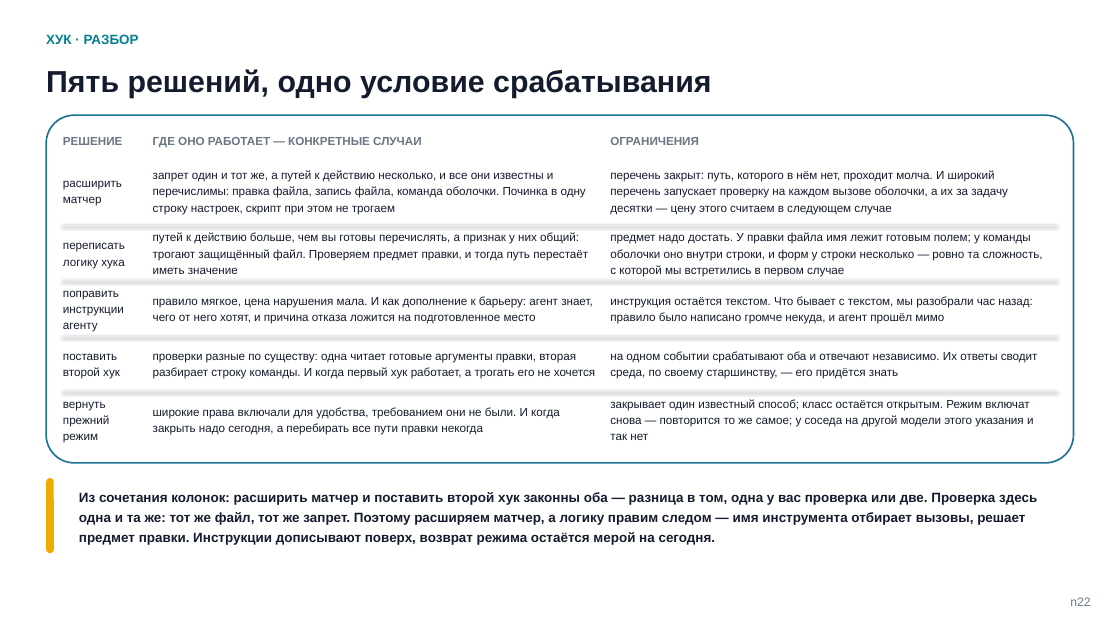
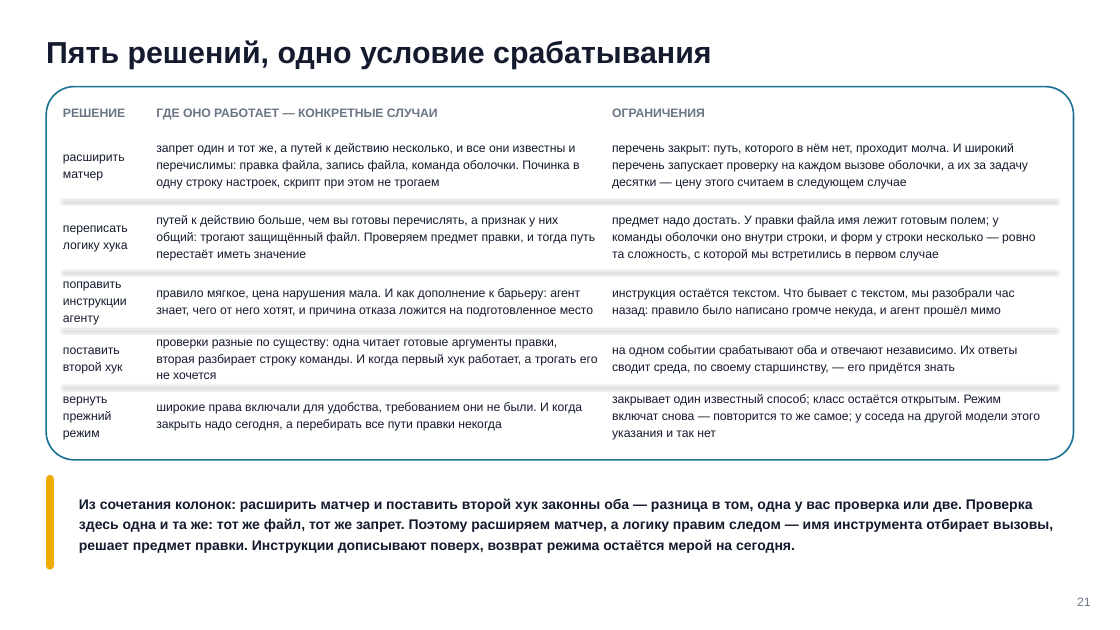
Before and after one commit to tellina-study/AI-usage-lessons, a slide deck: slide 21 of library/seminars/sem-05/rendered/sem-05.pptx. Drawn at 1120x630 pixels with LibreOffice and Linux fonts; fonts in the diff are those of the drawing. Boxes give left, top, right and bottom in pixels: in the first picture for what was removed or moved away, otherwise in the second. Text is boxed around its words. In the diff, an @@ line names an element or a change of style, - is before the commit and + after.

```diff
--- a/library/seminars/sem-05/rendered/sem-05.pptx
+++ b/library/seminars/sem-05/rendered/sem-05.pptx
@@ text removed at (46, 34, 139, 44) @@
-ХУК · РАЗБОР
@@ rounded rectangle: place and size @@
-rounded rectangle at (46, 115, 1074, 463)
+rounded rectangle at (46, 87, 1074, 460)
@@ rounded rectangle at (46, 87, 1074, 460): proportions changed @@
@@ text "РЕШЕНИЕ": place and size @@
-text "РЕШЕНИЕ" at (63, 137, 122, 145)
+text "РЕШЕНИЕ" at (63, 108, 125, 117)
@@ text "ГДЕ ОНО РАБОТАЕТ — КОНКРЕТНЫЕ ...": place and size @@
-text "ГДЕ ОНО РАБОТАЕТ — КОНКРЕТНЫЕ ..." at (153, 137, 421, 148)
+text "ГДЕ ОНО РАБОТАЕТ — КОНКРЕТНЫЕ ..." at (156, 108, 438, 120)
@@ 3 texts: place and size @@
-3 texts at (46, 69, 1008, 214)
+3 texts at (46, 40, 1028, 189)
@@ text "расширить матчер": place and size @@
-text "расширить матчер" at (63, 180, 122, 206)
+text "расширить матчер" at (63, 154, 125, 181)
@@ text "запрет один и тот же, ...": place and size @@
-text "запрет один и тот же, ..." at (153, 170, 586, 214)
+text "запрет один и тот же, ..." at (156, 143, 579, 189)
@@ size 10 to 10.5 pt in 18 elements at (612, 394, 1040, 440), (156, 402, 582, 431), (612, 345, 1017, 374), (156, 339, 598, 379), (612, 288, 1014, 317), (156, 288, 593, 317), (63, 396, 111, 440), (63, 347, 123, 374), (63, 281, 127, 325), (612, 215, 1036, 261), (156, 215, 595, 261), (612, 143, 1028, 189), (612, 108, 705, 117), (156, 143, 579, 189), (156, 108, 438, 120), (63, 154, 125, 181), (63, 108, 125, 117), (63, 225, 128, 252) @@
@@ text "переписать логику хука": place and size @@
-text "переписать логику хука" at (63, 242, 125, 268)
+text "переписать логику хука" at (63, 225, 128, 252)
@@ line moved from (63, 224) - (1057, 224) to (63, 199) - (1057, 199) @@
@@ text "путей к действию больше, чем ...": place and size @@
-text "путей к действию больше, чем ..." at (153, 232, 588, 274)
+text "путей к действию больше, чем ..." at (156, 215, 595, 261)
@@ text "предмет надо достать. У правки ...": place and size @@
-text "предмет надо достать. У правки ..." at (610, 232, 1043, 277)
+text "предмет надо достать. У правки ..." at (612, 215, 1036, 261)
@@ line moved from (63, 280) - (1057, 280) to (63, 271) - (1057, 271) @@
@@ text "поправить инструкции агенту": place and size @@
-text "поправить инструкции агенту" at (63, 290, 124, 332)
+text "поправить инструкции агенту" at (63, 281, 127, 325)
@@ text "правило мягкое, цена нарушения мала. ...": place and size @@
-text "правило мягкое, цена нарушения мала. ..." at (153, 296, 593, 324)
+text "правило мягкое, цена нарушения мала. ..." at (156, 288, 593, 317)
@@ text "инструкция остаётся текстом. Что бывает ...": place and size @@
-text "инструкция остаётся текстом. Что бывает ..." at (610, 296, 1033, 324)
+text "инструкция остаётся текстом. Что бывает ..." at (612, 288, 1014, 317)
@@ line moved from (63, 335) - (1057, 335) to (63, 329) - (1057, 329) @@
@@ line moved from (63, 391) - (1057, 391) to (63, 386) - (1057, 386) @@
@@ rounded rectangle: place and size @@
-rounded rectangle at (46, 478, 54, 553)
+rounded rectangle at (46, 475, 54, 570)
@@ text "Из сочетания колонок: расширить матчер ..." at (79, 498, 1053, 553): size 11.5 to 12 pt @@
@@ text at (1077, 597, 1091, 606): text changed @@
-n22
+21
```
Also in this commit, not shown: 67 other slides changed, 6 other files.
